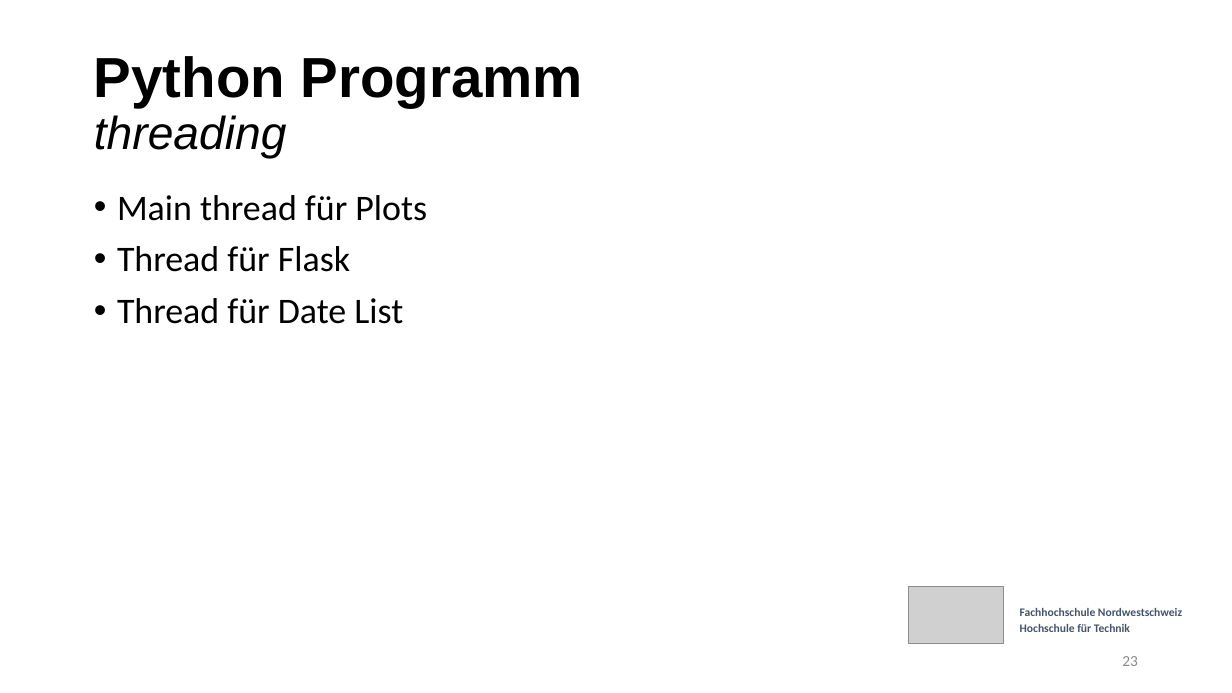
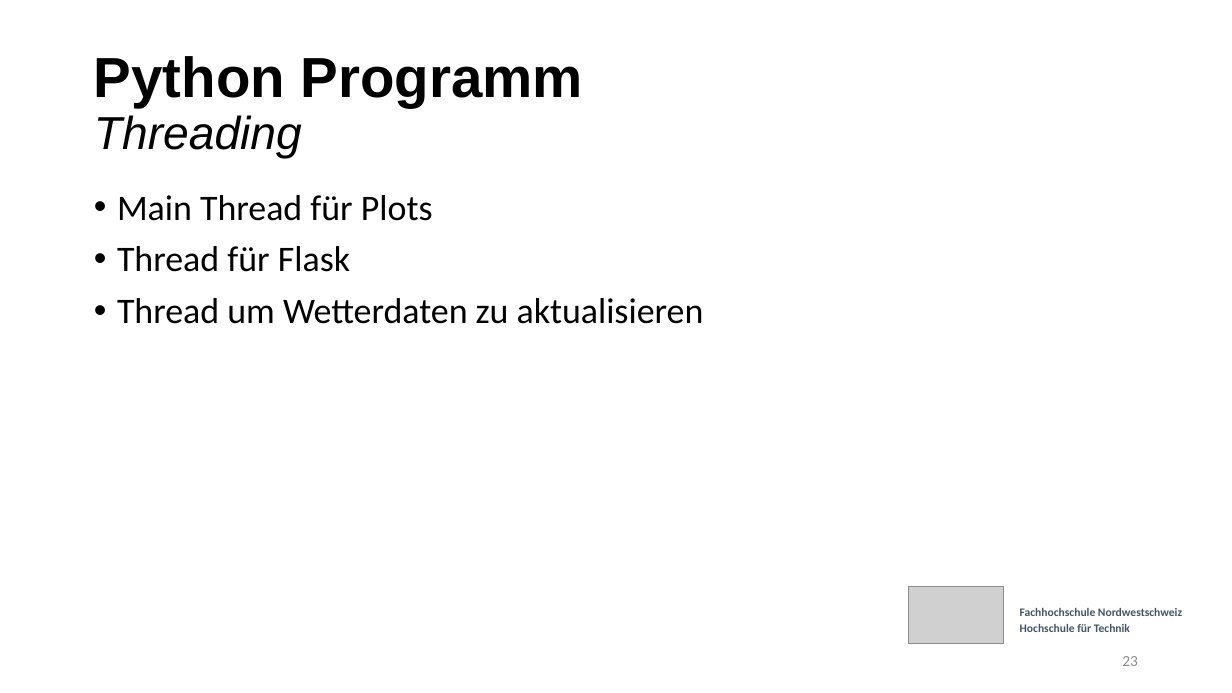
Before and after one commit to etiiiR/FHNW_Wettermonitor, a slide deck: slide 23 of Powerpoint v3.pptx. Drawn at 1232x693 pixels with LibreOffice and Linux fonts; fonts in the diff are those of the drawing; grey boxes stand for pictures. Boxes give left, top, right and bottom in pixels: in the first picture for what was removed or moved away, otherwise in the second. Text is boxed around its words. In the diff, an @@ line names an element or a change of style, - is before the commit and + after.

Commit message:
typo + Folie fürs routing

```diff
--- a/Powerpoint v3.pptx
+++ b/Powerpoint v3.pptx
@@ title at bbox=[94, 56, 583, 158]: text changed @@
-Python Programm
-threading
+Python Programm
+Threading
@@ text at bbox=[117, 195, 433, 221]: text changed @@
-• Main thread für Plots
+• Main Thread für Plots
@@ text at bbox=[117, 298, 704, 324]: text changed @@
-• Thread für Date List
+• Thread um Wetterdaten zu aktualisieren
```
Also in this commit, not shown: 9 other slides changed, 1 slide added.
